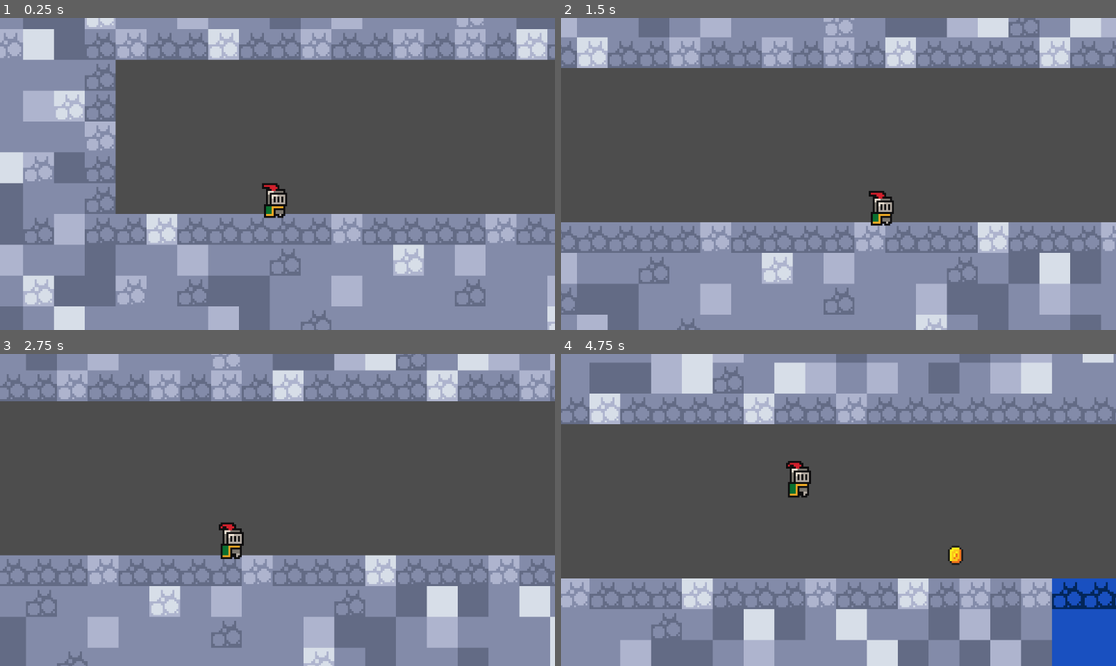
Above: before the commit, frames 1-4 (two rows, left to right).
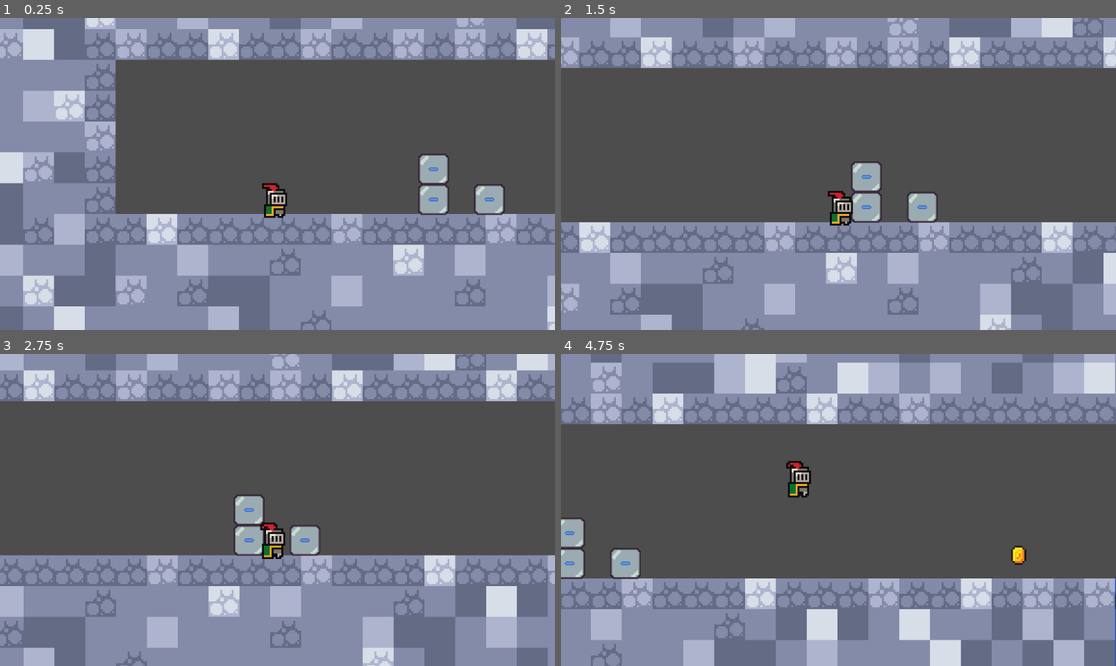
Above: after the commit, the same moments.

Repository: TheGreatestRock/polarity-escape
Game: Godot game, scene res://scenes/game.tscn
The game is run twice, just before and just after one commit, with the same random seed, the same clock (stepped at 60 frames per second) and the same inputs. After the commit the project has no main scene; this scene is started directly in both runs.
Inputs:
- Up to frame 1 (0.25 s): no input
- Up to frame 2 (1.5 s): tap Enter (ui_accept) at 0.5, 0.77 s; hold Right (ui_right) from 0.53 s (still down)
- Up to frame 3 (2.75 s): tap Enter (ui_accept) at 1.52 s; release Right (ui_right) at 2.03 s; hold Left (ui_left) from 2.03 s (still down)
- Up to frame 4 (4.75 s): release Left (ui_left) at 2.78 s; hold Right (ui_right) 2.78-4.28 s; tap Enter (ui_accept) at 3.02, 3.77, 4.52 s; hold Left (ui_left) from 4.28 s (still down)

The runs differ from the first frame. In frame 1, 1.5% of the frame differs, in the area x 75-91%, y 43-64%; in frame 2, 30%; in frame 3, 30%; in frame 4, 32%, in the area x 0-100%, y 0-100%.

Commit message:
boxes work

Diff:
--- a/scenes/game.tscn
+++ b/scenes/game.tscn
@@ -1,7 +1,8 @@
-[gd_scene load_steps=8 format=3 uid="uid://cp17ne0v6qb3d"]
+[gd_scene load_steps=9 format=3 uid="uid://cp17ne0v6qb3d"]
 
 [ext_resource type="PackedScene" uid="uid://cwewbaiktbgx5" path="res://scenes/player.tscn" id="1_6858b"]
 [ext_resource type="Texture2D" uid="uid://beird111ftrku" path="res://asset/sprites/world_tileset.png" id="1_q7me0"]
+[ext_resource type="PackedScene" uid="uid://tik2eu166yo1" path="res://scenes/magnetic_block.tscn" id="3_pndlh"]
 [ext_resource type="PackedScene" uid="uid://xo1s4fuotv5d" path="res://scenes/coin.tscn" id="4_qbv73"]
 [ext_resource type="PackedScene" uid="uid://bs23q4mdd4401" path="res://scenes/killzone.tscn" id="5_erwdj"]
 
@@ -189,7 +190,8 @@
 2:4/0 = 0
 
 [sub_resource type="TileSet" id="TileSet_oqh2w"]
-physics_layer_0/collision_layer = 1
+physics_layer_0/collision_layer = 5
+physics_layer_0/collision_mask = 5
 sources/0 = SubResource("TileSetAtlasSource_ae0no")
 
 [sub_resource type="WorldBoundaryShape2D" id="WorldBoundaryShape2D_57s8k"]
@@ -220,3 +222,12 @@
 
 [node name="CollisionShape2D" type="CollisionShape2D" parent="Killzone"]
 shape = SubResource("WorldBoundaryShape2D_57s8k")
+
+[node name="magnetic_block" parent="." instance=ExtResource("3_pndlh")]
+position = Vector2(101, -13)
+
+[node name="magnetic_block2" parent="." instance=ExtResource("3_pndlh")]
+position = Vector2(101, -36)
+
+[node name="magnetic_block3" parent="." instance=ExtResource("3_pndlh")]
+position = Vector2(130, -13)
--- a/scenes/main_menu.tscn
+++ /dev/null
@@ -1,71 +0,0 @@
-[gd_scene load_steps=3 format=3 uid="uid://nceb11ljvg66"]
-
-[ext_resource type="Script" path="res://scripts/main_menu.gd" id="1_j0iob"]
-[ext_resource type="Script" path="res://scripts/title.gd" id="2_6d4yj"]
-
-[node name="MainMenu" type="Control"]
-layout_mode = 3
-anchors_preset = 8
-anchor_left = 0.5
-anchor_top = 0.5
-anchor_right = 0.5
-anchor_bottom = 0.5
-grow_horizontal = 2
-grow_vertical = 2
-script = ExtResource("1_j0iob")
-
-[node name="MarginContainer" type="MarginContainer" parent="."]
-layout_mode = 1
-anchors_preset = 15
-anchor_right = 1.0
-anchor_bottom = 1.0
-offset_left = 398.0
-offset_top = 442.0
-offset_right = -401.0
-offset_bottom = -105.0
-grow_horizontal = 2
-grow_vertical = 2
-
-[node name="VBoxContainer" type="VBoxContainer" parent="MarginContainer"]
-layout_mode = 2
-
-[node name="Play" type="Button" parent="MarginContainer/VBoxContainer"]
-custom_minimum_size = Vector2(200, 0)
-layout_mode = 2
-size_flags_horizontal = 4
-size_flags_vertical = 0
-text = "Play"
-
-[node name="Options" type="Button" parent="MarginContainer/VBoxContainer"]
-custom_minimum_size = Vector2(200, 0)
-layout_mode = 2
-size_flags_horizontal = 4
-size_flags_vertical = 0
-text = "Options"
-
-[node name="Quit" type="Button" parent="MarginContainer/VBoxContainer"]
-custom_minimum_size = Vector2(200, 0)
-layout_mode = 2
-size_flags_horizontal = 4
-size_flags_vertical = 0
-text = "Quit"
-
-[node name="title" type="RichTextLabel" parent="."]
-layout_mode = 1
-anchors_preset = -1
-anchor_right = 1.003
-anchor_bottom = 1.0
-offset_left = 444.0
-offset_top = 252.0
-offset_right = -430.456
-offset_bottom = -365.0
-grow_horizontal = 2
-grow_vertical = 2
-text = "GAME FOR THE MINI JAME GAM 35"
-fit_content = true
-autowrap_mode = 0
-script = ExtResource("2_6d4yj")
-
-[connection signal="pressed" from="MarginContainer/VBoxContainer/Play" to="." method="_on_play_pressed"]
-[connection signal="pressed" from="MarginContainer/VBoxContainer/Options" to="." method="_on_options_pressed"]
-[connection signal="pressed" from="MarginContainer/VBoxContainer/Quit" to="." method="_on_quit_pressed"]
--- a/scenes/player.tscn
+++ b/scenes/player.tscn
@@ -44,7 +44,7 @@
 
 [node name="Player" type="CharacterBody2D"]
 z_index = 5
-collision_layer = 2
+collision_layer = 6
 script = ExtResource("1_4qn8r")
 
 [node name="AnimatedSprite2D" type="AnimatedSprite2D" parent="."]
--- a/scripts/killzone.gd
+++ b/scripts/killzone.gd
@@ -5,9 +5,10 @@
 
 
 func _on_body_entered(body: Node2D) -> void:
-	print("You died!")
-	Engine.time_scale = 0.5
-	timer.start()
+	if body is CharacterBody2D:
+		print("You died!")
+		Engine.time_scale = 0.5
+		timer.start()
 
 
 func _on_timer_timeout() -> void:
--- a/scripts/magnetic_block.gd
+++ b/scripts/magnetic_block.gd
@@ -1,46 +1,10 @@
-# Block.gd
 extends RigidBody2D
 
-# Block polarity (1 for positive, -1 for negative)
-var block_polarity: int = 1
-
-# Reference to the player node
-var player: Node2D = null
-
-# Called when the node enters the scene tree for the first time
-func _ready():
-	# Find the player node (adjust the path as necessary for your scene)
-	player = get_parent().get_node("Player")
-
-func _physics_process(delta: float) -> void:
-
-	if player == null:
-		return
-
-	var player_position = player.global_position
-	var block_position = global_position
-
-	var direction = (player_position - block_position).normalized()
-
-	#only apply the force from left or right
-	if abs(direction.x) > abs(direction.y):
-		direction.y = 0
-	else:
-		direction.x = 0
-
-	var force = direction * 100 * block_polarity
-
-	apply_central_impulse(force)
-
-	# Ensure that the physics body doesn't go to sleep
-	set_sleeping(false)
+func _on_area_2d_body_entered(body: Node2D) -> void:
+	print(body, collision_layer, collision_mask)
+	collision_layer = 3
 
 
-func switch_polarity():
-	block_polarity *= -1
-	var anim_sprite = $AnimatedSprite
-
-	if block_polarity == 1:
-		anim_sprite.play("positive")
-	else:
-		anim_sprite.play("negative")
+func _on_area_2d_body_exited(body: Node2D) -> void:
+	print(body, collision_layer)
+	collision_layer = 2
--- a/scripts/player.gd
+++ b/scripts/player.gd
@@ -29,3 +29,24 @@
 
 func switch_polarity():
 	POLARITY *= -1
+
+
+
+
+
+func _on_area_2d_body_entered(body: Node2D) -> void:
+	if body.is_in_group("groups"):
+		print("ye")
+		body.collision_layer = 1
+		body.collision_layer = 1
+	else:
+		print("non")
+
+
+func _on_area_2d_body_exited(body: Node2D) -> void:
+	if body.is_in_group("groups"):
+		print("yes")
+		body.collision_layer = 3
+		body.collision_layer = 3
+	else:
+		print("no")
Not shown, added: scenes/magD3F2.tmp
